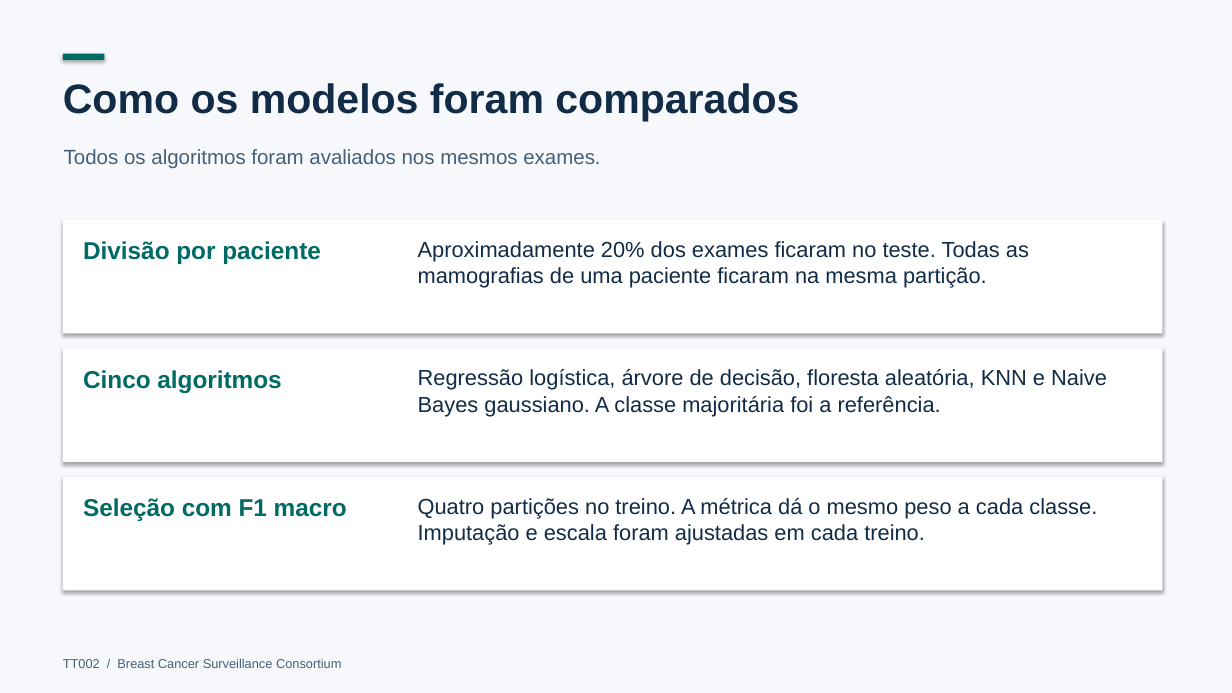
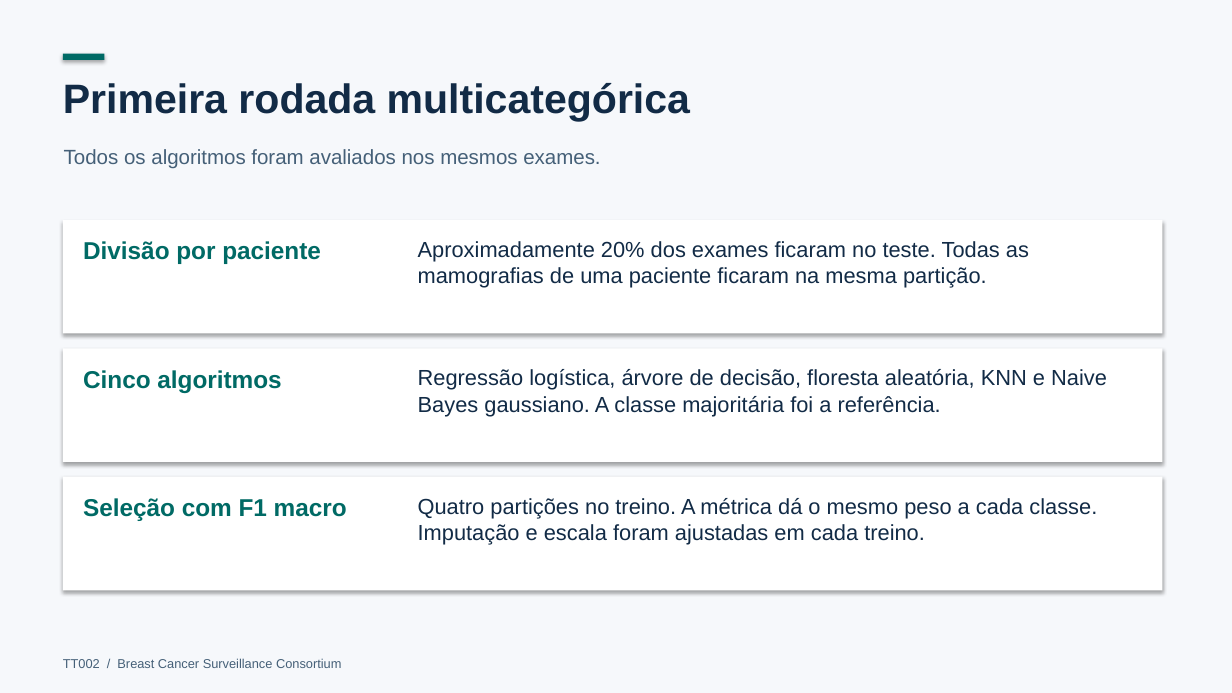
Before and after one commit to arthurMalveste/Breast-Cancer-Analysis-and-Classification, a slide deck: slide 4 of apresentacao/Parte_2_Avaliacao_do_Radiologista.pptx. Drawn at 1232x693 pixels with LibreOffice and Linux fonts; fonts in the diff are those of the drawing. Boxes give left, top, right and bottom in pixels: in the first picture for what was removed or moved away, otherwise in the second. Text is boxed around its words. In the diff, an @@ line names an element or a change of style, - is before the commit and + after.

```diff
--- a/apresentacao/Parte_2_Avaliacao_do_Radiologista.pptx
+++ b/apresentacao/Parte_2_Avaliacao_do_Radiologista.pptx
@@ text at box(63, 83, 690, 121): text changed @@
-Como os modelos foram comparados
+Primeira rodada multicategórica
```
Also in this commit, not shown: 4 other slides changed, 2 other files.
